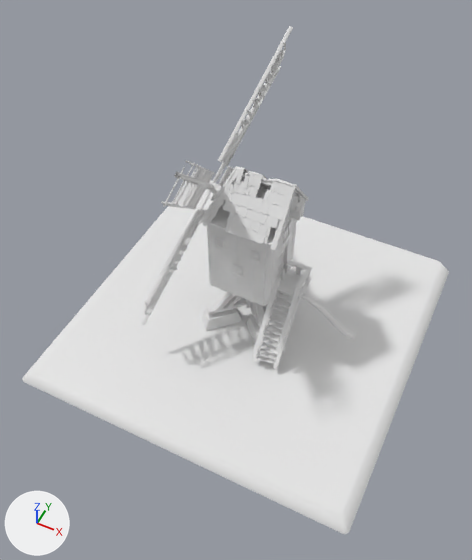
Renders of the FBX model Content/Buildings/Meshes/CA_Windmill_Destruction_Stage1_ArmRotate.fbx from each side of a commit.
Before and after are seen from a 50 mm camera at (11.5, -25.2, 34.2) aimed at (0.2, -2.6, 6.0). The lights are fixed; the arrows at lower left show +X, +Y and +Z. Where no turn or scale is listed for an object, it has been applied to the vertices.

The first picture shows 'Ca_Windmill_Arms_Destroyed_Stage1', 'Ca_Windmill_Base_Destroyed_Stage1', 'Ca_Windmill_Destroyed_Stage1', 'Ca_Windmill_Ground'.
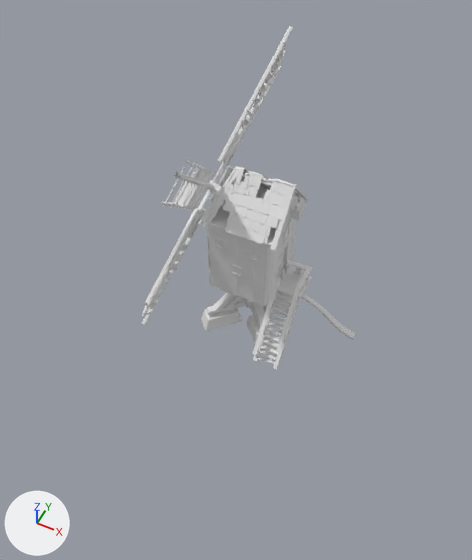
The change in detail:
Object 'Ca_Windmill_Ground' (ob_ca_windmill_ground) is deleted.

Location of each change, [x1, y1, x2, y2] in pixels of the pictures (472 x 560 px):
'Ca_Windmill_Ground', deleted
    before: [22, 189, 449, 534]
